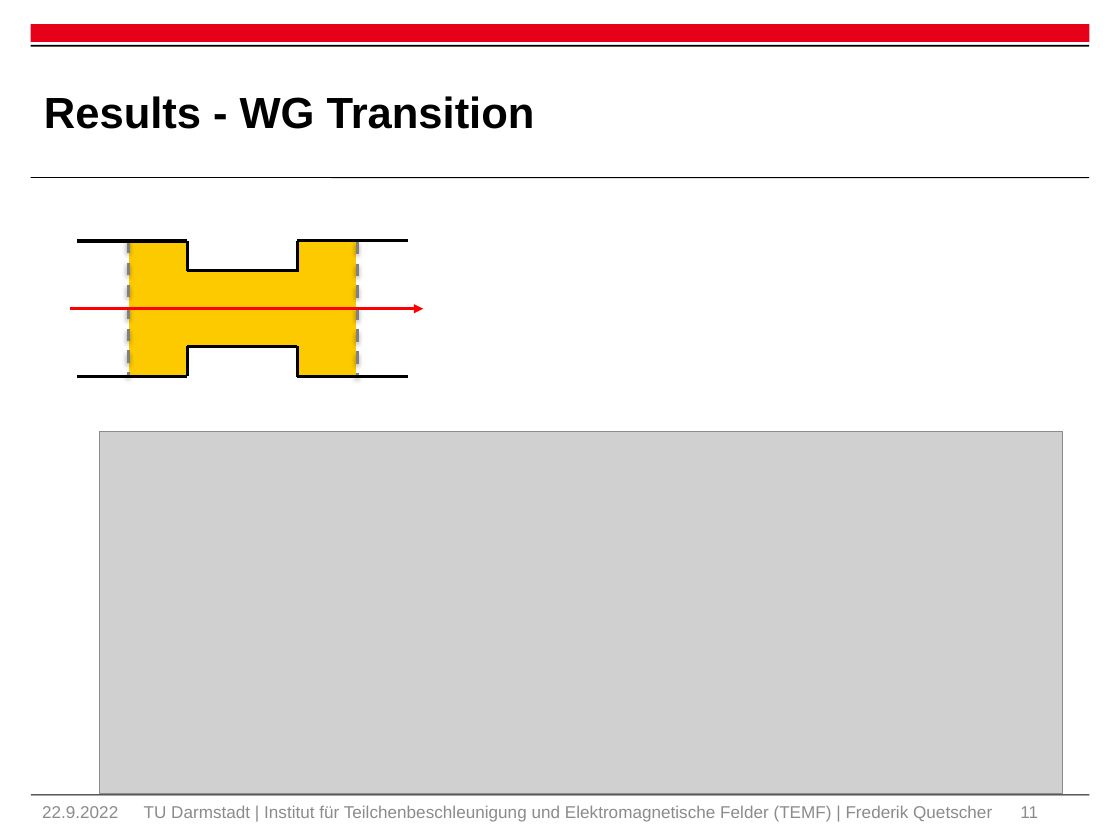
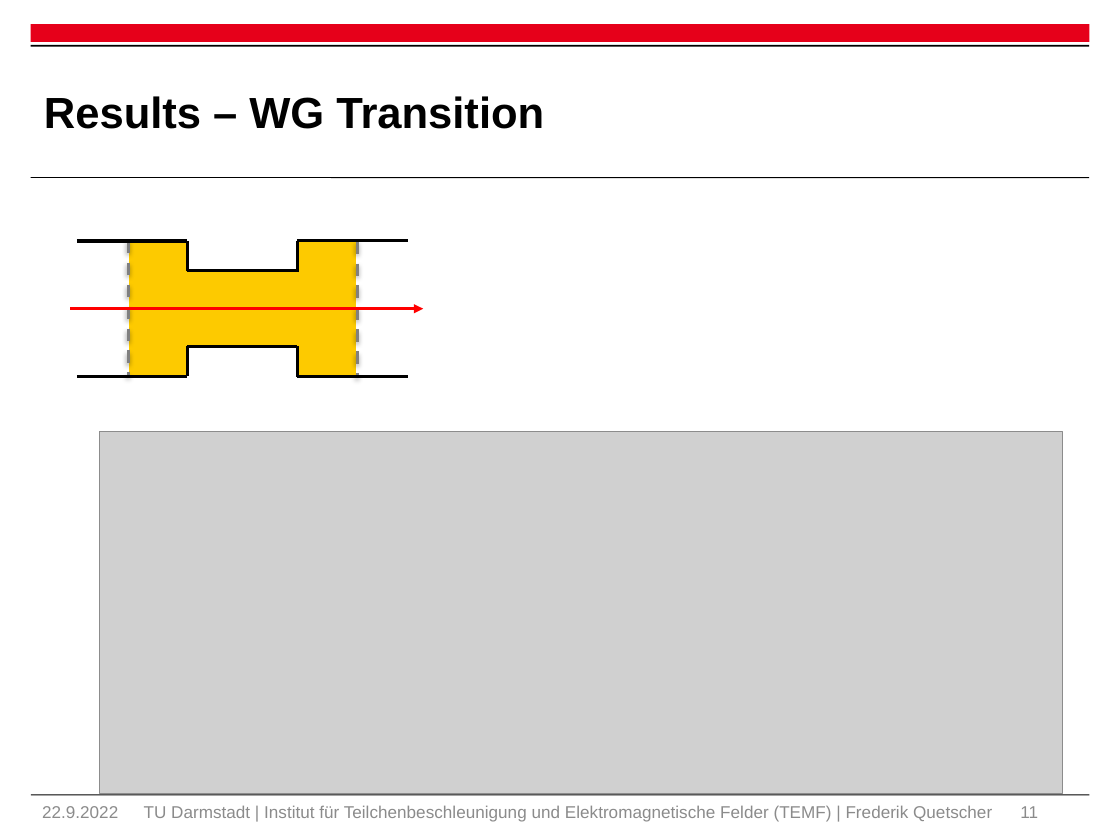
Before and after one commit to Fred234567890/interactive_mor_felis, a slide deck: slide 11 of Mor presi.pptx. Drawn at 1120x840 pixels with LibreOffice and Linux fonts; fonts in the diff are those of the drawing; grey boxes stand for pictures; background and template pictures are left out. Boxes give left, top, right and bottom in pixels: in the first picture for what was removed or moved away, otherwise in the second. Text is boxed around its words. In the diff, an @@ line names an element or a change of style, - is before the commit and + after.

```diff
--- a/Mor presi.pptx
+++ b/Mor presi.pptx
@@ title at box(44, 96, 544, 129): text changed @@
-Results - WG Transition
+Results – WG Transition
```
Also in this commit, not shown: 5 other slides changed, 3 other files.
